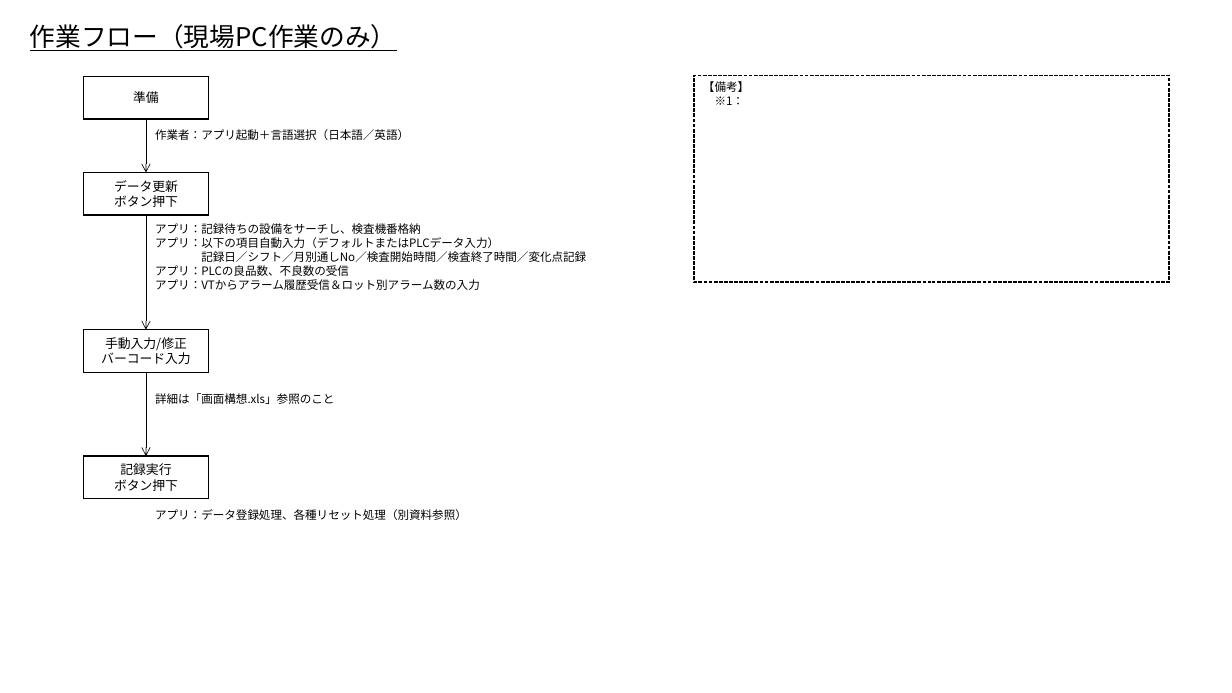
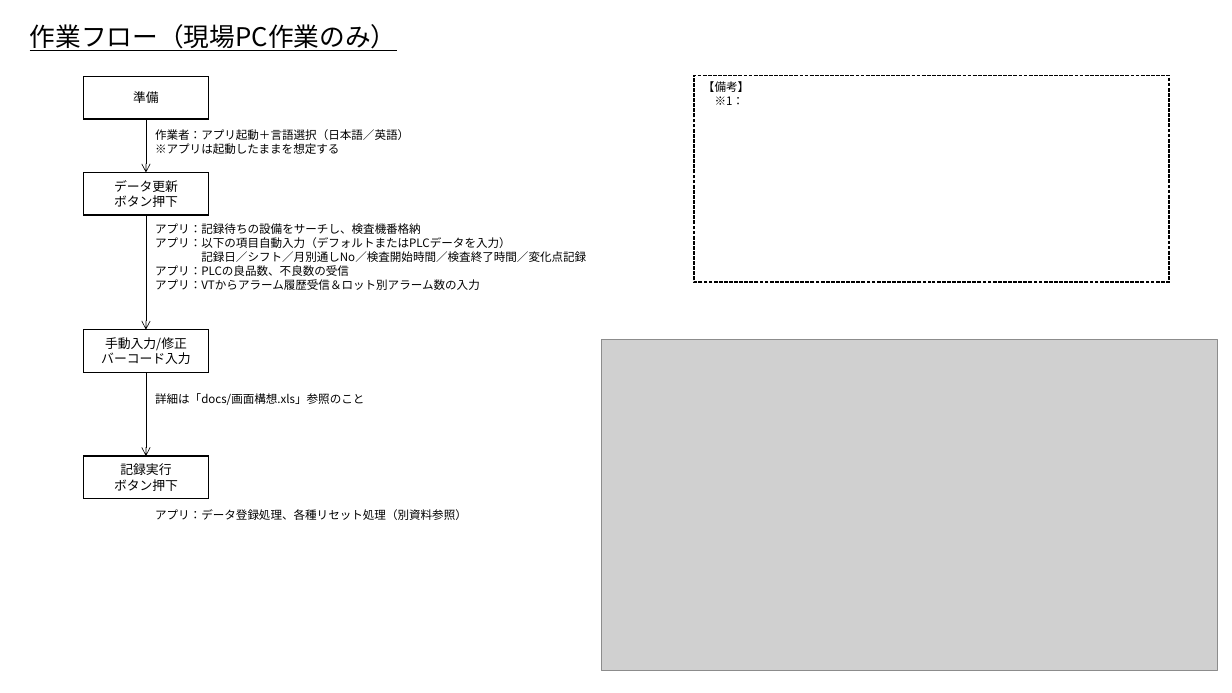
Before and after one commit to BUMZOH/body_inspect_visualize_coba, a slide deck: slide 3 of docs/Step1仕様書.pptx. Drawn at 1232x693 pixels with LibreOffice and Linux fonts; fonts in the diff are those of the drawing; grey boxes stand for pictures. Boxes give left, top, right and bottom in pixels: in the first picture for what was removed or moved away, otherwise in the second. Text is boxed around its words. In the diff, an @@ line names an element or a change of style, - is before the commit and + after.

```diff
--- a/docs/Step1仕様書.pptx
+++ b/docs/Step1仕様書.pptx
@@ text at [155, 143, 339, 154]: paragraph added @@
+※アプリは起動したままを想定する
@@ text at [155, 237, 511, 248]: text changed @@
-アプリ：以下の項目自動入力（デフォルトまたはPLCデータ入力）
+アプリ：以下の項目自動入力（デフォルトまたはPLCデータを入力）
@@ picture added at [601, 340, 1217, 671] @@
@@ text at [155, 393, 364, 405]: text changed @@
-詳細は「画面構想.xls」参照のこと
+詳細は「docs/画面構想.xls」参照のこと
```
Also in this commit, not shown: 1 other slide changed, 1 slide added, 1 slide removed, 27 other files.
